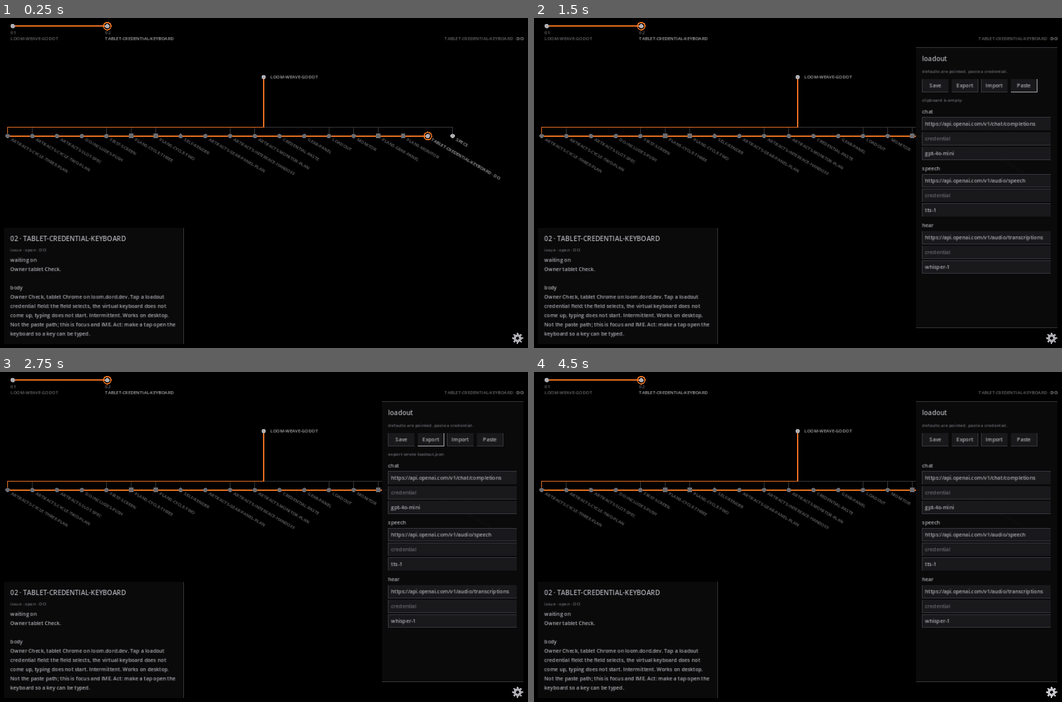
Above: before the commit, frames 1-4 (two rows, left to right).
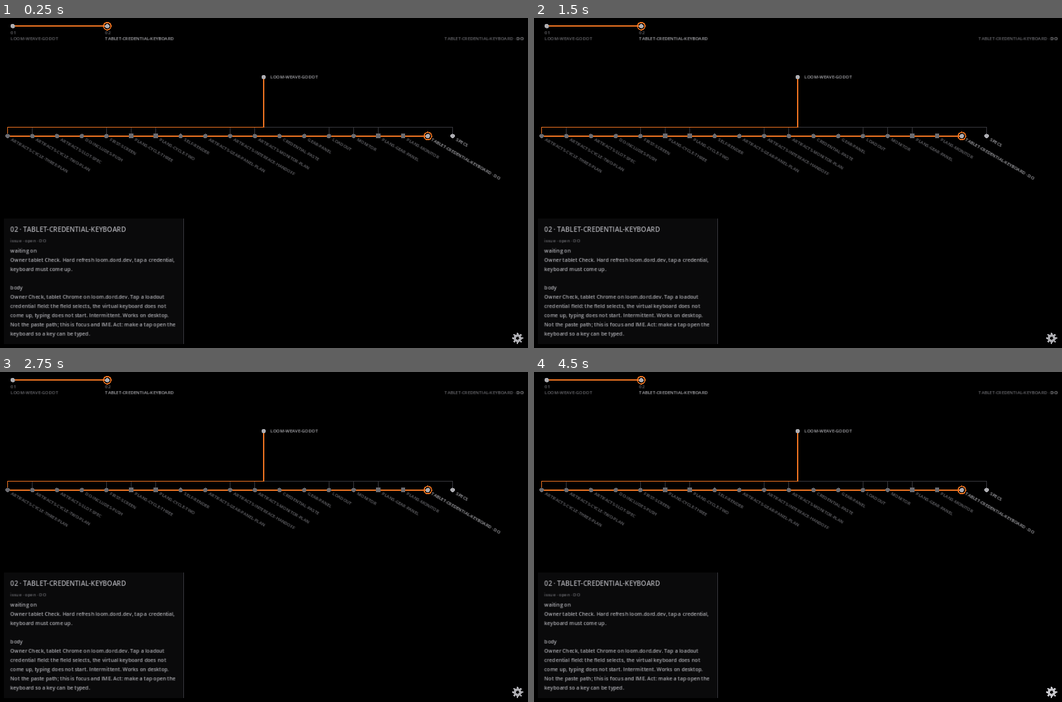
Above: after the commit, the same moments.

Repository: AutomatedPOS/loom-weave-godot
Game: Godot game, scene res://weave/Main.tscn
Two runs of this game, one before a commit and one after it. Both use one fixed random seed, a clock stepped at 60 frames per second and the inputs below.
Inputs (mouse positions are in pixels of both pictures, inside the frame that each line leads up to):
- Up to frame 1 (0.25 s): no input
- Up to frame 2 (1.5 s): click (1051, 338) at 0.5 s; click (1025, 84) at 1.25 s, where only the run before the commit has a clickable "Paste"
- Up to frame 3 (2.75 s): click (432, 438) at 2 s, where only the run before the commit has a clickable "Export"
- Up to frame 4 (4.5 s): click (993, 438) at 2.75 s, where only the run before the commit has a clickable "Import"; click (1051, 692) at 3.5 s; click (1051, 692) at 4.25 s

The runs differ from the first frame. In frame 1, 0.8% of the frame differs, in the area x 1-35%, y 60-78%; in frame 2, 11%; in frame 3, 11%, in the area x 1-100%, y 8-94%; in frame 4, 11%.
Error after the commit: Parse Error: Too few arguments for "set()" call. Expected at least 2 but received 1. (res://weave/LoadoutPanel.gd:300)

Commit message:
Focus the tablet keyboard inside the tap, not after it.
The first overlay called input.focus() from Godot after the canvas
ate the gesture. Mobile Chrome will not raise a keyboard for that.
The page now hit-tests loadout fields on touchstart and focuses a
real 16px input in that same tap. Secret stays masked. Nothing
logs the key.

Co-authored-by: automatedpos <automatedpos@gmail.com>

Diff:
--- a/issues/tablet-credential-keyboard/thread.json
+++ b/issues/tablet-credential-keyboard/thread.json
@@ -6,7 +6,7 @@
   "state": "open",
   "isPartOf": "65d82731-e9c3-451a-a223-be0bb4d56b06",
   "body": "Owner Check, tablet Chrome on loom.dord.dev. Tap a loadout credential field: the field selects, the virtual  …(183 unchanged characters)…
-  "waitingOn": "Owner tablet Check.",
+  "waitingOn": "Owner tablet Check. Hard refresh loom.dord.dev, tap a credential, keyboard must come up.",
   "props": [
     {
       "name": "pdca",
--- a/thread.json
+++ b/thread.json
@@ -5,7 +5,7 @@
   "actualStart": "2026-09-03",
   "state": "active",
   "isPartOf": "",
-  "justDid": "Do of tablet-credential-keyboard: web IME overlay. A tap focuses a real page input so the tablet keyboard opens.",
-  "next": "Owner Check on a tablet. Tap a credential. Keyboard must come up. Type a key. Save.",
+  "justDid": "Do of tablet-credential-keyboard: page input focuses on the tap itself, not after Godot eats it.",
+  "next": "Owner Check on a tablet. Hard refresh. Gear. Tap a credential. Keyboard must come up. Type a key. Save.",
   "sourceVerified": false
 }
--- a/weave/LoadoutPanel.gd
+++ b/weave/LoadoutPanel.gd
@@ -25,7 +25,9 @@
 # keyboard opens. Godot's canvas LineEdit selects and does not type.
 var _web_ime: JavaScriptObject
 var _web_ime_text_cb: JavaScriptObject
+var _web_ime_pick_cb: JavaScriptObject
 var _ime_edit: LineEdit
+var _scroll: ScrollContainer
 
 const PASTED := "pasted. Save to keep it on this browser."
 const PASTE_EMPTY := "clipboard is empty"
@@ -54,6 +56,7 @@
 ## Opening shows what is in the fields now. Unsaved edits are kept.
 func open() -> void:
 	visible = true
+	_web_ime_sync.call_deferred()
 
 
 func close() -> void:
@@ -92,8 +95,8 @@
 	offset_top = -(h + bottom)
 	offset_right = -inset
 	offset_bottom = -bottom
-	if _ime_edit:
-		_web_ime_show(_ime_edit)
+	if visible:
+		_web_ime_sync()
 
 
 func _reload_from_store() -> void:
@@ -109,14 +112,15 @@
 		pad.add_theme_constant_override(side, LoomTokens.SPACE_4)
 	add_child(pad)
 
-	var scroll := ScrollContainer.new()
-	scroll.horizontal_scroll_mode = ScrollContainer.SCROLL_MODE_DISABLED
-	pad.add_child(scroll)
+	_scroll = ScrollContainer.new()
+	_scroll.horizontal_scroll_mode = ScrollContainer.SCROLL_MODE_DISABLED
+	pad.add_child(_scroll)
+	_scroll.get_v_scroll_bar().value_changed.connect(_on_ime_scroll)
 
 	var col := VBoxContainer.new()
 	col.size_flags_horizontal = Control.SIZE_EXPAND_FILL
 	col.add_theme_constant_override(&"separation", LoomTokens.SPACE_3)
-	scroll.add_child(col)
+	_scroll.add_child(col)
 
 	col.add_child(_label("loadout", LoomTokens.V_TITLE))
 	col.add_child(_label("defaults are pointed. paste a credential.", LoomTokens.V_MUTED))
@@ -146,6 +150,8 @@
 			var e := section.edit(field)
 			e.gui_input.connect(_on_edit_input.bind(e))
 			e.focus_entered.connect(_web_ime_show.bind(e))
+			if _is_web():
+				e.virtual_keyboard_enabled = false
 
 
 func _label(text: String, variation: StringName) -> Label:
@@ -290,10 +296,14 @@
 		target.grab_focus()
 		target.caret_column = target.text.length()
 	_web_ime_show(target)
+	if _web_ime:
+		_web_ime.set(target.text)
 	_note(PASTED)
 
 
 func _paste_target() -> LineEdit:
+	if _ime_edit and is_instance_valid(_ime_edit):
+		return _ime_edit
 	var owner := get_viewport().gui_get_focus_owner()
 	if owner is LineEdit and is_ancestor_of(owner):
 		return owner
@@ -331,6 +341,8 @@
 	elif event is InputEventMouseButton and event.pressed and event.button_index == MOUSE_BUTTON_LEFT:
 		tap = true
 	if tap:
+		# Backup if the page hit-test missed. The keyboard opens
+		# from touchstart in loomIme, not from this Godot call.
 		_web_ime_show(edit)
 
 
@@ -424,18 +436,25 @@
 #
 # The canvas LineEdit takes focus and draws a caret. Chrome on a
 # tablet does not open the virtual keyboard for a canvas. A page
-# <input> focused in the same tap does. Font size 16px; smaller
-# and mobile Chrome zooms or refuses the keyboard. The input sits
-# on the field. Keystrokes never get logged.
+# <input> focused inside the same touchstart does. Godot calling
+# focus() after it has eaten the tap is too late; that was the
+# first overlay, and the keyboard stayed down. Font size 16px;
+# smaller and mobile Chrome zooms or refuses. The input sits on
+# the field. Keystrokes never get logged.
 
 const WEB_IME_JS := """
 (function () {
-	if (window.loomIme) { return; }
+	if (window.loomIme && window.loomIme.v === 2) { return; }
+	if (window.loomIme && window.loomIme.teardown) { window.loomIme.teardown(); }
+	var leftover = document.querySelector("input[data-loom-ime]");
+	if (leftover && leftover.parentNode) { leftover.parentNode.removeChild(leftover); }
 	var input = document.createElement("input");
+	input.setAttribute("data-loom-ime", "1");
 	input.autocomplete = "off";
 	input.autocorrect = "off";
 	input.autocapitalize = "none";
 	input.spellcheck = false;
+	input.setAttribute("enterkeyhint", "done");
 	input.style.position = "fixed";
 	input.style.zIndex = "2147483647";
 	input.style.border = "none";
@@ -445,45 +464,137 @@
 	input.style.borderRadius = "0";
 	input.style.fontSize = "16px";
 	input.style.fontFamily = "sans-serif";
+	input.style.touchAction = "manipulation";
 	input.style.left = "-9999px";
 	input.style.top = "0";
 	input.style.width = "1px";
 	input.style.height = "1px";
 	document.body.appendChild(input);
-	var p = { onText: null };
-	p.show = function (vx, vy, vw, vh, vpw, vph, text, secret, bg, fg) {
+	var p = {
+		v: 2, onText: null, onPick: null, armed: false, keep: false,
+		id: "", vpw: 1, vph: 1, bg: "#000", fg: "#fff", fields: []
+	};
+	function canvasBox() {
 		var c = document.querySelector("canvas");
-		if (!c) { return; }
-		var br = c.getBoundingClientRect();
-		var x = br.left + (vx / vpw) * br.width;
-		var y = br.top + (vy / vph) * br.height;
-		var w = (vw / vpw) * br.width;
-		var h = (vh / vph) * br.height;
-		input.style.background = bg;
-		input.style.color = fg;
-		input.style.caretColor = fg;
-		input.type = secret ? "password" : "text";
-		input.value = text || "";
-		input.style.left = x + "px";
-		input.style.top = y + "px";
-		input.style.width = Math.max(8, w) + "px";
-		input.style.height = Math.max(16, h) + "px";
+		return c ? c.getBoundingClientRect() : null;
+	}
+	function toCss(vx, vy, vw, vh) {
+		var br = canvasBox();
+		if (!br) { return null; }
+		return {
+			x: br.left + (vx / p.vpw) * br.width,
+			y: br.top + (vy / p.vph) * br.height,
+			w: (vw / p.vpw) * br.width,
+			h: (vh / p.vph) * br.height
+		};
+	}
+	function hit(cx, cy) {
+		for (var i = 0; i < p.fields.length; i++) {
+			var f = p.fields[i];
+			var r = toCss(f.x, f.y, f.w, f.h);
+			if (!r) { continue; }
+			if (cx >= r.x && cy >= r.y && cx <= r.x + r.w && cy <= r.y + r.h) { return f; }
+		}
+		return null;
+	}
+	function apply(f, takeText) {
+		var r = toCss(f.x, f.y, f.w, f.h);
+		if (!r) { return; }
+		input.style.background = p.bg;
+		input.style.color = p.fg;
+		input.style.caretColor = p.fg;
+		input.type = f.secret ? "password" : "text";
+		if (takeText || p.id !== f.id) { input.value = f.text || ""; }
+		input.style.left = r.x + "px";
+		input.style.top = r.y + "px";
+		input.style.width = Math.max(8, r.w) + "px";
+		input.style.height = Math.max(16, r.h) + "px";
+		p.id = f.id;
+		p.keep = true;
+		if (p.onPick) { p.onPick(String(f.id)); }
+	}
+	function focusInput() {
 		input.focus();
-		var n = input.value.length;
-		try { input.setSelectionRange(n, n); } catch (e) {}
+		try { input.setSelectionRange(input.value.length, input.value.length); } catch (e) {}
+	}
+	p.layout = function (blob) {
+		var d;
+		try { d = JSON.parse(blob); } catch (e) { return; }
+		p.vpw = d.vpw || 1;
+		p.vph = d.vph || 1;
+		p.bg = d.bg || p.bg;
+		p.fg = d.fg || p.fg;
+		p.fields = d.fields || [];
+		if (p.keep && p.id) {
+			for (var i = 0; i < p.fields.length; i++) {
+				if (p.fields[i].id === p.id) { apply(p.fields[i], false); return; }
+			}
+			p.hide();
+		}
 	};
+	p.focusId = function (id) {
+		for (var i = 0; i < p.fields.length; i++) {
+			if (p.fields[i].id === id) { apply(p.fields[i], true); focusInput(); return; }
+		}
+	};
+	p.arm = function (on) { p.armed = !!on; if (!p.armed) { p.hide(); } };
 	p.hide = function () {
+		p.keep = false;
+		p.id = "";
 		input.blur();
 		input.style.left = "-9999px";
 		input.style.width = "1px";
 		input.style.height = "1px";
 	};
-	p.set = function (text) {
-		input.value = text || "";
-	};
+	p.set = function (text) { input.value = text || ""; };
+	function onDown(evt) {
+		if (!p.armed) { return; }
+		if (evt.target === input) { return; }
+		var t = (evt.touches && evt.touches[0]) ? evt.touches[0] : evt;
+		var f = hit(t.clientX, t.clientY);
+		if (f) {
+			apply(f, p.id !== f.id);
+			focusInput();
+			evt.preventDefault();
+			return;
+		}
+		p.hide();
+	}
+	function onCanvasFocus() { if (p.keep) { focusInput(); } }
+	function guardCanvas() {
+		var c = document.querySelector("canvas");
+		if (c && !c._loomImeGuard) {
+			c._loomImeGuard = true;
+			c.addEventListener("focus", onCanvasFocus);
+		}
+	}
+	var opts = { capture: true, passive: false };
+	window.addEventListener("touchstart", onDown, opts);
+	window.addEventListener("pointerdown", onDown, opts);
+	guardCanvas();
+	setTimeout(guardCanvas, 0);
 	input.addEventListener("input", function () {
 		if (p.onText) { p.onText(String(input.value || "")); }
 	});
+	input.addEventListener("blur", function () {
+		if (!p.keep) { return; }
+		setTimeout(function () {
+			if (!p.keep) { return; }
+			var a = document.activeElement;
+			if (a && a.tagName === "CANVAS") { focusInput(); }
+		}, 0);
+	});
+	p.teardown = function () {
+		window.removeEventListener("touchstart", onDown, true);
+		window.removeEventListener("pointerdown", onDown, true);
+		if (input.parentNode) { input.parentNode.removeChild(input); }
+		var c = document.querySelector("canvas");
+		if (c) {
+			c.removeEventListener("focus", onCanvasFocus);
+			c._loomImeGuard = false;
+		}
+		if (window.loomIme === p) { delete window.loomIme; }
+	};
 	window.loomIme = p;
 })();
 """
@@ -495,20 +606,79 @@
 	if _web_ime == null:
 		return
 	_web_ime_text_cb = JavaScriptBridge.create_callback(_on_web_ime_text)
+	_web_ime_pick_cb = JavaScriptBridge.create_callback(_on_web_ime_pick)
 	_web_ime.onText = _web_ime_text_cb
+	_web_ime.onPick = _web_ime_pick_cb
+
+
+## Visible loadout fields, clipped to the scroll well. Public for smoke.
+func ime_field_ids() -> PackedStringArray:
+	var ids: PackedStringArray = []
+	for row in _ime_fields():
+		ids.append(str(row.get("id", "")))
+	return ids
+
+
+func _ime_fields() -> Array:
+	var out: Array = []
+	var clip := _scroll.get_global_rect() if _scroll else get_global_rect()
+	for cap in Loadout.CAPS:
+		for field in Loadout.FIELDS:
+			var e := field_edit(cap, field)
+			if e == null:
+				continue
+			var vis: Rect2 = e.get_global_rect().intersection(clip)
+			if vis.size.x < 8.0 or vis.size.y < 8.0:
+				continue
+			out.append({
+				"id": "%s/%s" % [cap, field],
+				"x": vis.position.x,
+				"y": vis.position.y,
+				"w": vis.size.x,
+				"h": vis.size.y,
+				"text": e.text,
+				"secret": e.secret,
+			})
+	return out
+
+
+func _ime_id(edit: LineEdit) -> String:
+	var section := edit.get_parent() as LoadoutSection
+	if section == null:
+		return ""
+	return "%s/%s" % [section.cap, edit.name]
+
+
+func _on_ime_scroll(_v: float) -> void:
+	_web_ime_sync()
+
+
+func _web_ime_sync() -> void:
+	if not _is_web() or _web_ime == null:
+		return
+	if not visible:
+		_web_ime.arm(false)
+		return
+	_web_ime.arm(true)
+	var vp := get_viewport().get_visible_rect().size
+	var payload := {
+		"vpw": vp.x,
+		"vph": vp.y,
+		"bg": _css_color(LoomTokens.WELL),
+		"fg": _css_color(LoomTokens.INK),
+		"fields": _ime_fields(),
+	}
+	_web_ime.layout(JSON.stringify(payload))
 
 
 func _web_ime_show(edit: LineEdit) -> void:
 	if not _is_web() or _web_ime == null or not visible or edit == null:
 		return
 	_ime_edit = edit
-	var r := edit.get_global_rect()
-	var vp := get_viewport().get_visible_rect().size
-	_web_ime.show(
-		r.position.x, r.position.y, r.size.x, r.size.y,
-		vp.x, vp.y, edit.text, edit.secret,
-		_css_color(LoomTokens.WELL), _css_color(LoomTokens.INK)
-	)
+	_web_ime_sync()
+	var id := _ime_id(edit)
+	if id != "":
+		_web_ime.focusId(id)
 
 
 func _css_color(c: Color) -> String:
@@ -518,7 +688,18 @@
 func _web_ime_hide() -> void:
 	_ime_edit = null
 	if _web_ime:
-		_web_ime.hide()
+		_web_ime.arm(false)
+
+
+func _on_web_ime_pick(args: Array) -> void:
+	if not visible or args.is_empty():
+		return
+	var parts := str(args[0]).split("/")
+	if parts.size() != 2:
+		return
+	var edit := field_edit(parts[0], parts[1])
+	if edit:
+		_ime_edit = edit
 
 
 func _on_web_ime_text(args: Array) -> void:
--- a/weave/loadout_smoke.gd
+++ b/weave/loadout_smoke.gd
@@ -236,6 +236,23 @@
 		push_error("no Paste button")
 		quit(1)
 		return
+	# IME overlay publishes every visible field. The keyboard opens
+	# from a page touchstart, not from a Godot focus() after the tap.
+	var ime_src := FileAccess.get_file_as_string("res://weave/LoadoutPanel.gd")
+	if ime_src.find("touchstart") < 0 or ime_src.find("loomIme") < 0:
+		push_error("IME lost the page gesture listener")
+		quit(1)
+		return
+	blank.open()
+	var ids := blank.ime_field_ids()
+	if ids.find("chat/credential") < 0 or ids.find("speech/model") < 0:
+		push_error("IME field list missed a loadout edit: %s" % ", ".join(ids))
+		quit(1)
+		return
+	if ids.size() > Loadout.CAPS.size() * Loadout.FIELDS.size():
+		push_error("IME field list grew past the loadout: %s" % ", ".join(ids))
+		quit(1)
+		return
 
 	b.clear_local()
 	print("SMOKE loadout save/export/import/paste + hidden panel")
Not shown, changed: artifacts/findings/2026-09-04-cycle-three.md
